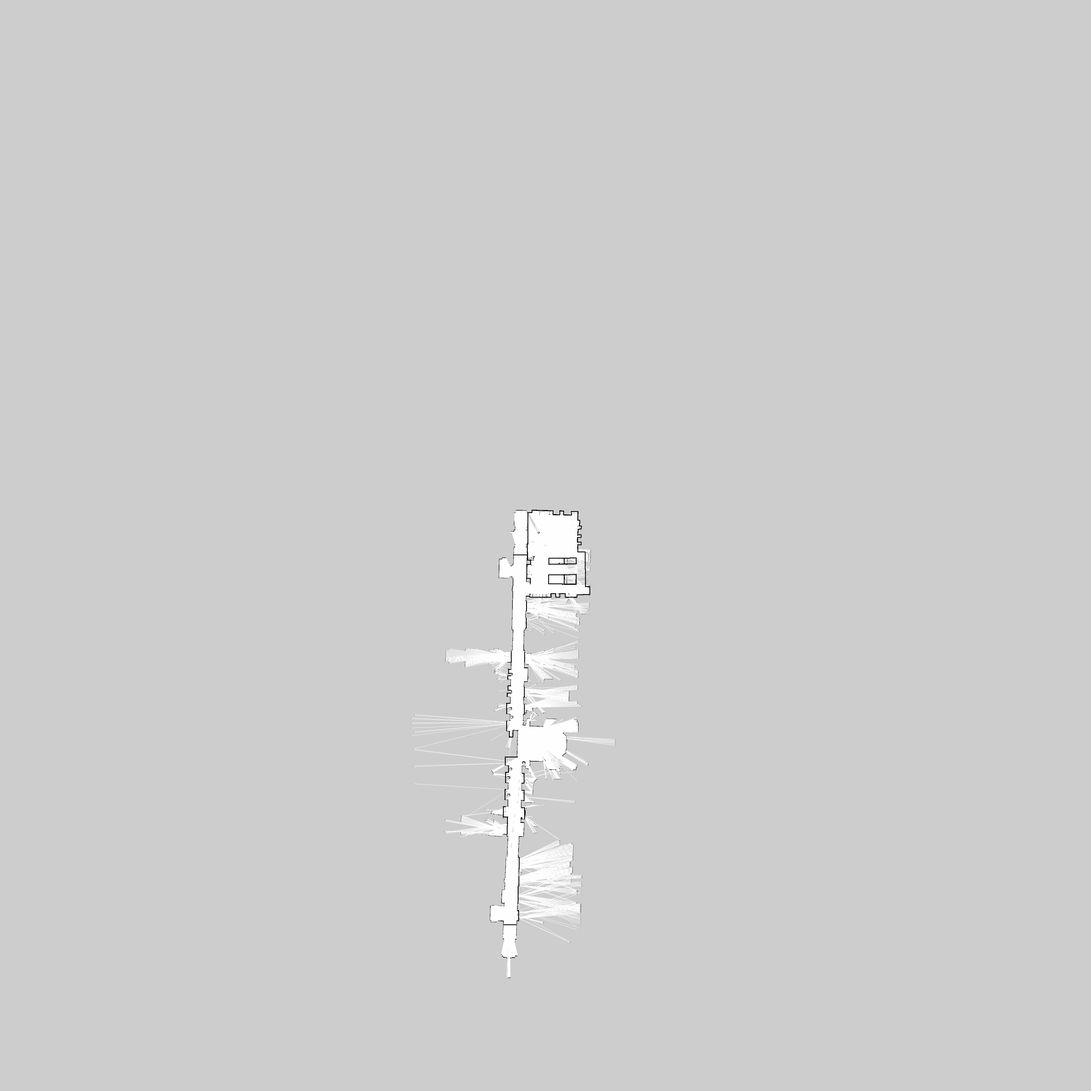
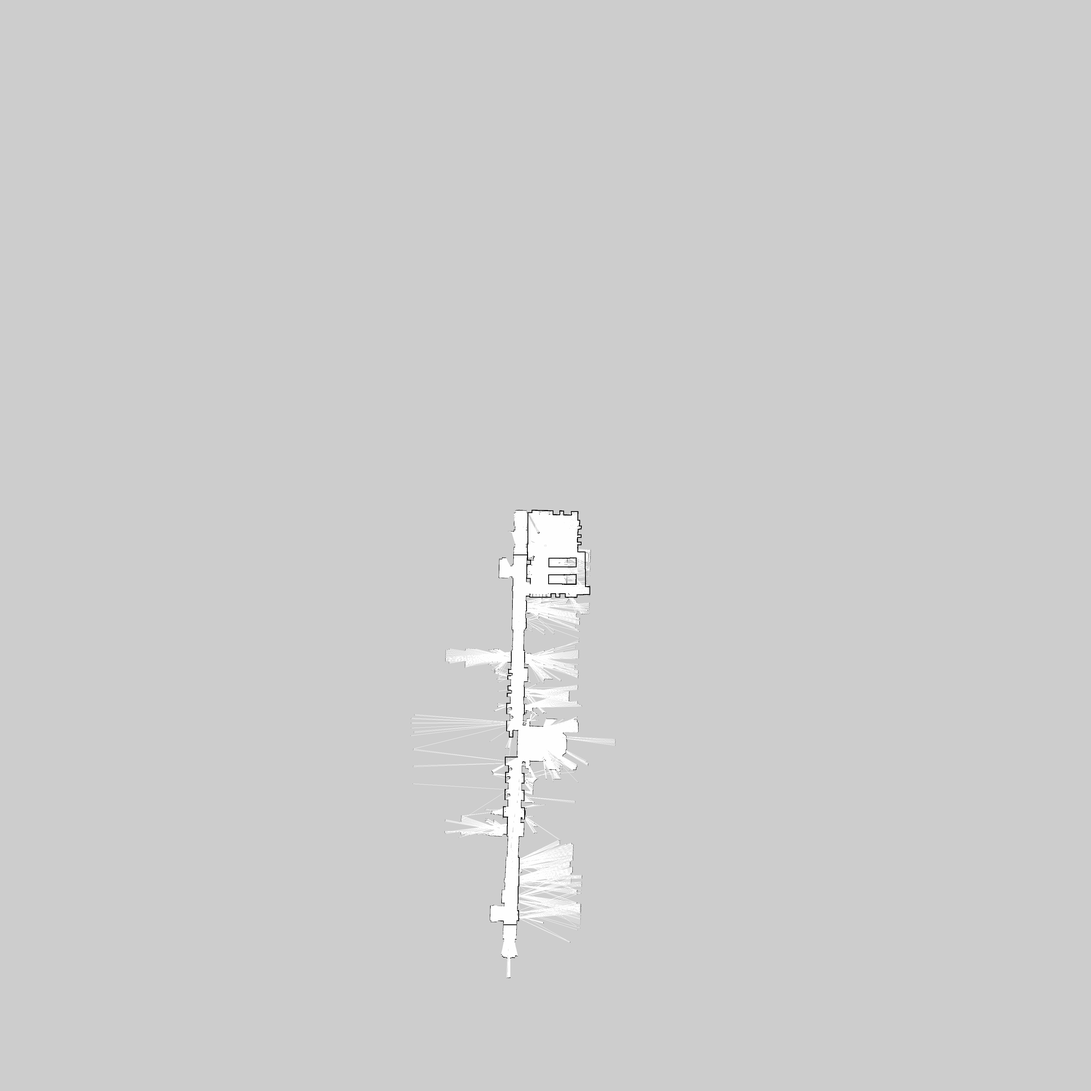
Layered file, before and after one edit (1091x1091). Changes by layer:
painted on "ai143_map1.pgm" over [548, 558, 577, 584]
